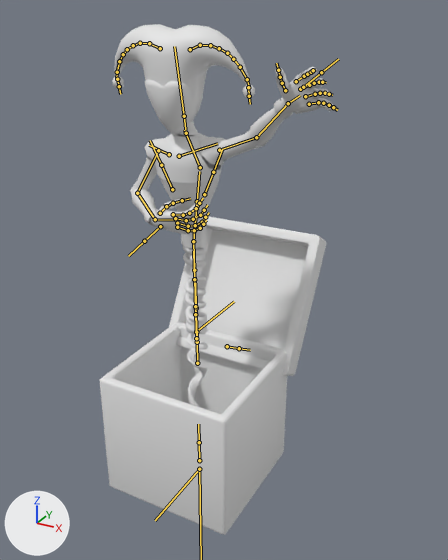
The FBX model T.I. 5 - RPG/Assets/FBX/Characters/JesterInABox.fbx as it was, and as the next commit left it.
Camera for both pictures: a 50 mm camera at (1.91, -3.11, 3.12) aimed at (0.14, 0.11, 1.51). Arrows for +X, +Y and +Z are at lower left; the lights stay in place. Both versions are drawn at frame 23 of the action 'JesterArmature|PopOut'; the numbers are the values there. The bones that bend it are drawn over the model as lines.

In view in the first picture: 'Jester', 'JesterBox', 'JesterBoxLid', 'JesterSpring'.
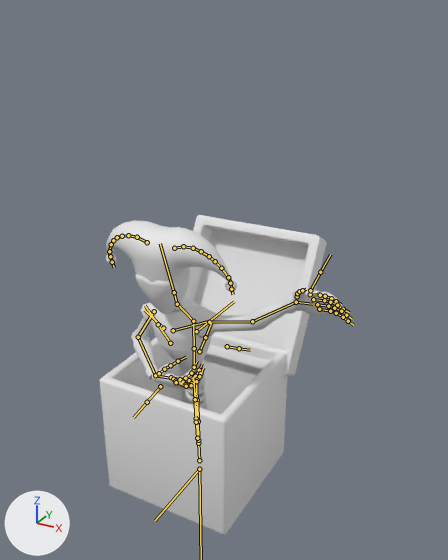
Boxes [x1, y1, x2, y2] around the edits, measured in the pictures (448 x 560 px):
```json
{"object": "Jester", "change": "posed", "before": [113, 24, 335, 248], "after": [106, 220, 349, 390], "on screen": "9% wider, 24% shorter"}
{"object": "JesterSpring", "change": "posed", "before": [183, 246, 208, 407], "after": [185, 386, 208, 410]}
{"bone": "SpringMiddle3", "before": "(196, 332) to (196, 308)", "after": "(198, 421) to (197, 400)"}
{"bone": "SpringTop", "before": "(193, 241) to (194, 270)", "after": "(193, 381) to (196, 403)"}
{"bone": "Abdomen", "before": "(193, 241) to (197, 201)", "after": "(193, 381) to (194, 348)"}
{"bone": "Head", "before": "(184, 116) to (174, 46)", "after": "(174, 292) to (160, 243)"}
{"bone": "Clavicle.L", "before": "(179, 156) to (217, 143)", "after": "(173, 330) to (207, 321)"}
{"bone": "Arm.L", "before": "(219, 150) to (256, 137)", "after": "(209, 322) to (252, 321)"}
{"bone": "ForeArm.L", "before": "(256, 137) to (288, 103)", "after": "(252, 321) to (296, 302)"}
{"bone": "Hand.L", "before": "(288, 103) to (300, 95)", "after": "(296, 302) to (312, 304)"}
{"bone": "ThumbAux.L", "before": "(285, 90) to (282, 83)", "after": "(297, 296) to (297, 293)"}
{"bone": "Arm.R", "before": "(158, 150) to (137, 193)", "after": "(154, 311) to (138, 337)"}
{"bone": "SpringMiddle4", "before": "(197, 363) to (197, 342)", "after": "(198, 440) to (198, 421)"}
{"bone": "SpringMiddle2", "before": "(196, 338) to (195, 314)", "after": "(197, 438) to (196, 418)"}
{"bone": "SpringMiddle1", "before": "(195, 306) to (194, 279)", "after": "(196, 422) to (195, 399)"}
```

Edits to the scene script, one JSON object a line:
```json
{"block": "bone_springmiddle3", "where": "bone_springmiddle3 = bpy.data.objects['JesterArmature'].pose.bones['SpringMiddle3']  # child of 'Master'"}
{"op": "set", "path": "bone_springmiddle3.location", "old": "(0.0, 2.06, 0.0)", "new": "(0.0, 0.08, 0.02)"}
{"op": "set", "path": "bone_springmiddle3.rotation_quaternion", "old": "(1.0, 0.001, 0.0, 0.0)", "new": "(1.0, 0.015, 0.0, 0.0)", "note": "degrees (0, 0, 0) -> degrees (2, 0, 0)"}
{"block": "bone_springtop", "where": "bone_springtop = bpy.data.objects['JesterArmature'].pose.bones['SpringTop']  # child of 'Master'"}
{"op": "set", "path": "bone_springtop.location", "old": "(0.0, -1.78, -0.05)", "new": "(0.0, 1.0, -0.14)"}
{"op": "set", "path": "bone_springtop.rotation_quaternion", "old": "(-1.0, -0.013, 0.0, 0.0)", "new": "(0.998, 0.061, 0.0, 0.0)", "note": "degrees (2, 0, 0) -> degrees (7, 0, 0)"}
{"block": "bone_abdomen", "where": "bone_abdomen = bpy.data.objects['JesterArmature'].pose.bones['Abdomen']  # child of 'Master'"}
{"op": "set", "path": "bone_abdomen.location", "old": "(0.0, 1.68, 0.59)", "new": "(0.0, -0.99, -0.17)"}
{"op": "set", "path": "bone_abdomen.rotation_quaternion", "old": "(0.999, 0.046, 0.0, 0.0)", "new": "(0.991, 0.131, 0.0, 0.0)", "note": "degrees (5, 0, 0) -> degrees (15, 0, 0)"}
{"block": "bone_head", "where": "bone_head = bpy.data.objects['JesterArmature'].pose.bones['Head']  # child of 'Neck'"}
{"op": "set", "path": "bone_head.rotation_quaternion", "old": "(0.99, 0.142, 0.0, 0.0)", "new": "(0.993, 0.121, 0.0, 0.0)", "note": "degrees (16, 0, 0) -> degrees (14, 0, 0)"}
{"block": "bone_clavicle_l", "where": "bone_clavicle_l = bpy.data.objects['JesterArmature'].pose.bones['Clavicle.L']  # child of 'Torax'"}
{"op": "set", "path": "bone_clavicle_l.rotation_quaternion", "old": "(0.995, 0.085, -0.042, -0.009)", "new": "(0.997, 0.066, -0.034, -0.012)", "note": "degrees (10, -5, -1) -> degrees (8, -4, -2)"}
{"block": "bone_arm_l", "where": "bone_arm_l = bpy.data.objects['JesterArmature'].pose.bones['Arm.L']  # child of 'Clavicle.L'"}
{"op": "set", "path": "bone_arm_l.rotation_quaternion", "old": "(0.975, 0.126, 0.06, -0.171)", "new": "(0.991, 0.13, 0.005, -0.038)", "note": "degrees (13, 9, -19) -> degrees (15, 1, -4)"}
{"block": "bone_forearm_l", "where": "bone_forearm_l = bpy.data.objects['JesterArmature'].pose.bones['ForeArm.L']  # child of 'Arm.L'"}
{"op": "set", "path": "bone_forearm_l.rotation_quaternion", "old": "(-0.988, -0.1, 0.114, 0.032)", "new": "(-0.991, -0.092, 0.084, -0.043)", "note": "degrees (12, -13, -5) -> degrees (10, -10, 4)"}
{"block": "bone_hand_l", "where": "bone_hand_l = bpy.data.objects['JesterArmature'].pose.bones['Hand.L']  # child of 'ForeArm.L'"}
{"op": "set", "path": "bone_hand_l.rotation_quaternion", "old": "(0.81, -0.084, -0.58, -0.015)", "new": "(0.819, -0.16, -0.549, -0.053)", "note": "degrees (-21, -70, 13) -> degrees (-30, -66, 13)"}
{"block": "bone_thumbaux_l", "where": "bone_thumbaux_l = bpy.data.objects['JesterArmature'].pose.bones['ThumbAux.L']  # child of 'Hand.L'"}
{"op": "set", "path": "bone_thumbaux_l.rotation_quaternion", "old": "(0.994, -0.062, -0.027, 0.089)", "new": "(0.984, -0.059, -0.035, 0.167)", "note": "degrees (-7, -2, 10) -> degrees (-7, -3, 19)"}
{"block": "bone_arm_r", "where": "bone_arm_r = bpy.data.objects['JesterArmature'].pose.bones['Arm.R']  # child of 'Clavicle.R'"}
{"op": "set", "path": "bone_arm_r.rotation_quaternion", "old": "(0.905, -0.425, 0.0, -0.009)", "new": "(0.911, -0.413, 0.001, -0.016)", "note": "degrees (-50, 0, -1) -> degrees (-49, -1, -2)"}
{"block": "bone_springmiddle4", "where": "bone_springmiddle4 = bpy.data.objects['JesterArmature'].pose.bones['SpringMiddle4']  # child of 'Master'"}
{"op": "set", "path": "bone_springmiddle4.location", "old": "(0.0, 1.85, 0.0)", "new": "(0.0, 0.07, 0.01)"}
{"op": "set", "path": "bone_springmiddle4.rotation_quaternion", "old": "(1.0, 0.001, 0.0, 0.0)", "new": "(1.0, 0.01, 0.0, 0.0)", "note": "degrees (0, 0, 0) -> degrees (1, 0, 0)"}
{"block": "bone_springmiddle2", "where": "bone_springmiddle2 = bpy.data.objects['JesterArmature'].pose.bones['SpringMiddle2']  # child of 'Master'"}
{"op": "set", "path": "bone_springmiddle2.location", "old": "(0.0, 1.44, 0.02)", "new": "(0.0, -0.8, 0.05)"}
{"op": "set", "path": "bone_springmiddle2.rotation_quaternion", "old": "(1.0, 0.009, 0.0, 0.0)", "new": "(0.999, 0.043, 0.0, 0.0)", "note": "degrees (1, 0, 0) -> degrees (5, 0, 0)"}
{"block": "bone_springmiddle1", "where": "bone_springmiddle1 = bpy.data.objects['JesterArmature'].pose.bones['SpringMiddle1']  # child of 'Master'"}
{"op": "set", "path": "bone_springmiddle1.location", "old": "(0.0, 1.6, 0.03)", "new": "(0.0, -0.9, 0.09)"}
{"op": "set", "path": "bone_springmiddle1.rotation_quaternion", "old": "(1.0, 0.007, 0.0, 0.0)", "new": "(1.0, 0.026, 0.0, 0.0)", "note": "degrees (1, 0, 0) -> degrees (3, 0, 0)"}
```
